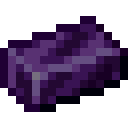
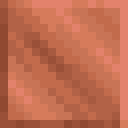
Two versions of the same layered image (128 x 128). Layer-by-layer changes:
showed "elemental_block", moved it above "elemental_block #1" over [0, 0, 128, 128]
hid "elemental_ingot" over [0, 16, 128, 112]
